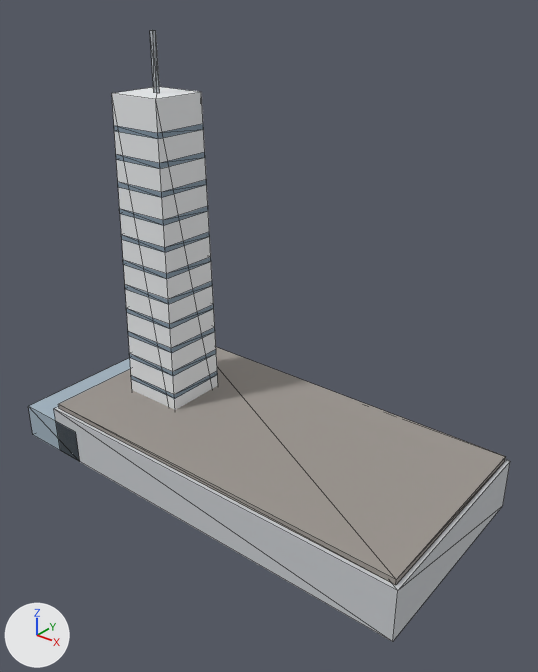
One commit to the glTF model autoboard-next/modelos/bec.glb: the scene before it, then after it.
Both versions are drawn from a 50 mm lens placed at (139.6, -130.8, 123.9), pointed at (36.1, -1.5, 43.7). Arrows for +X, +Y and +Z are at lower left; the lights stay in place. The picture after the commit comes second. Mesh edges are drawn as thin lines. Vertices at exactly the same position are counted once.

Script lines for the objects in view, before the commit:
```python
me_mesh_0 = bpy.data.meshes.new('Mesh_0')
me_mesh_0.from_pydata(...)  # 152 vertices, 162 faces; spans x -33.0..90.0, y -28.0..28.0, z 0.0..112.0
# faces by material slot: [20, 10, 10, 10, 104, 8]
me_mesh_0.materials.append(mat_hormigon)  # light grey #cbced2
me_mesh_0.materials.append(mat_tejado)  # grey #9b958f
me_mesh_0.materials.append(mat_vidrio)  # light grey #a3b4c1
me_mesh_0.materials.append(mat_blanco)  # white #e9ebed
me_mesh_0.materials.append(mat_vidrioosc)  # greyish blue #8497a7
me_mesh_0.materials.append(mat_metal)  # light grey #bcc2c8
ob_mesh_0 = bpy.data.objects.new('Mesh_0', me_mesh_0)
ob_mesh_0.location = (0.0, 0.0, 0.0)
```
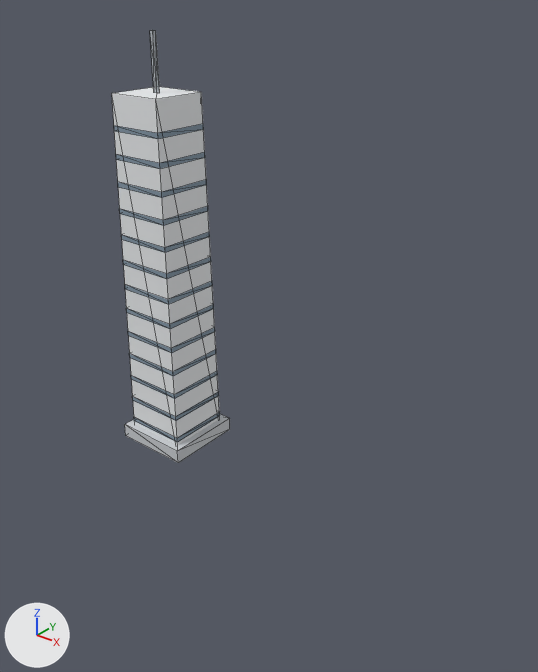
Where the change shows, as pixel boxes [x1, y1, x2, y2] in the pictures (538 x 672 px; the box of a moved part takes in the faces that stretch with it):
'Mesh_0', reshaped (75% narrower, 29% shorter): before [28, 30, 510, 642]; after [112, 30, 230, 463]
part 1 of me_mesh_0, moved or reshaped (not visible before): after [125, 414, 230, 463]
part 2 of me_mesh_0, deleted: before [54, 407, 510, 642]
part 3 of me_mesh_0, deleted: before [58, 347, 506, 585]
part 4 of me_mesh_0, deleted: before [28, 358, 131, 462]

What changed in the scene script:
```text
Change me_mesh_0:
    used by ob_mesh_0; location = (0.0, 0.0, 0.0)
    remove me_mesh_0.from_pydata(...)  # 152 vertices, 162 faces; spans x -33.0..90.0, y -28.0..28.0, z 0.0..112.0
    add me_mesh_0.from_pydata(...)  # 128 vertices, 132 faces; spans x -11.0..11.0, y -11.0..11.0, z 0.0..112.0
    me_mesh_0 part 1: the loose piece of 8 vertices spanning x -15.0..15.0, y -15.0..15.0, z 0.0..6.0 is scaled about the mesh origin by (0.733, 0.733, 0.667)
    me_mesh_0 part 2: the loose piece of 8 vertices spanning x -20.0..90.0, y -28.0..28.0, z 0.0..14.0 is deleted
    me_mesh_0 part 3: the loose piece of 8 vertices spanning x -19.0..89.0, y -27.0..27.0, z 14.0..15.5 is deleted
    me_mesh_0 part 4: the loose piece of 8 vertices spanning x -33.0..-11.0, y -28.0..28.0, z 0.0..10.0 is deleted
    remove me_mesh_0.materials.append(mat_tejado)  # grey #9b958f
    remove me_mesh_0.materials.append(mat_vidrio)  # light grey #a3b4c1
```
